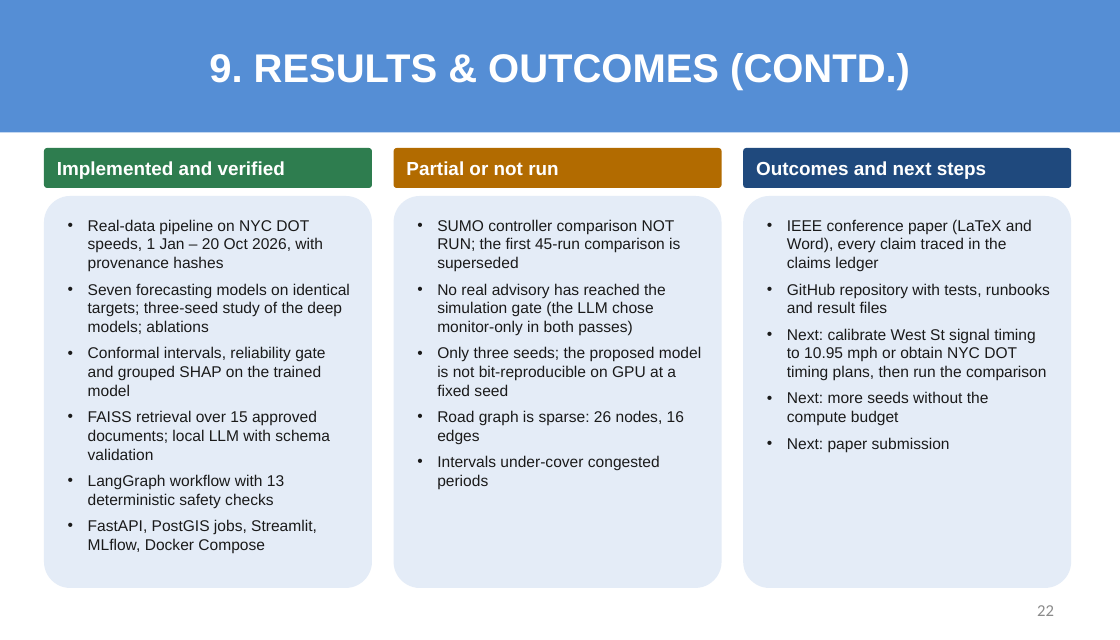
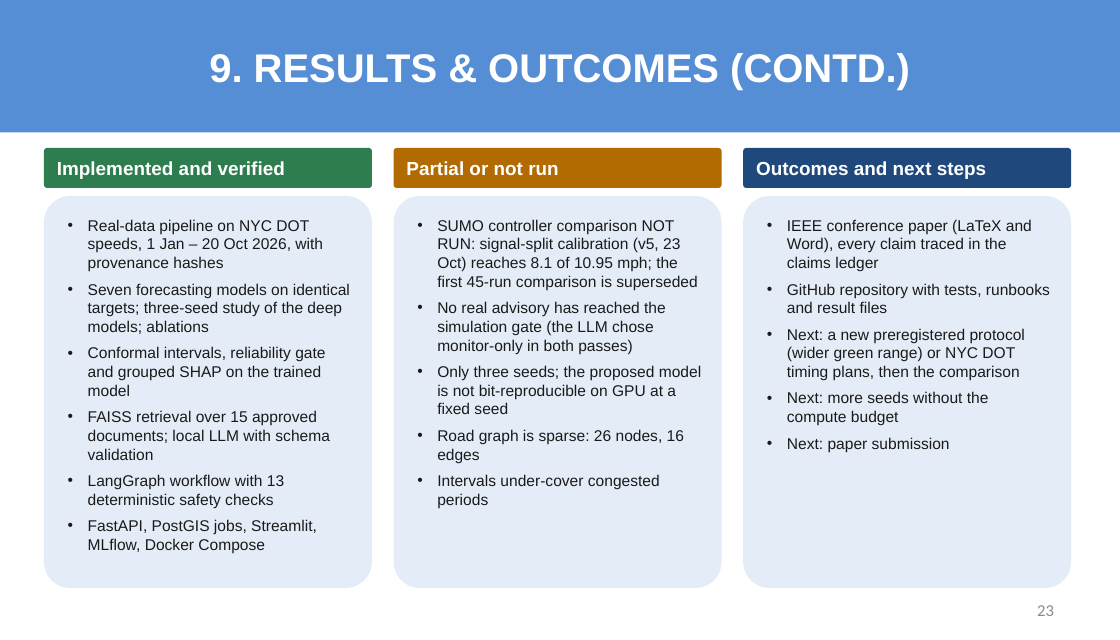
Before and after one commit to sricharansk/Major-Project, a slide deck: slide 23 of presentation/Final_Review_S_K_Sricharan_25MML1010.pptx (slide 22 before the commit). Drawn at 1120x640 pixels with LibreOffice and Linux fonts; fonts in the diff are those of the drawing. Boxes give left, top, right and bottom in pixels: in the first picture for what was removed or moved away, otherwise in the second. Text is boxed around its words. In the diff, an @@ line names an element or a change of style, - is before the commit and + after.

```diff
--- a/presentation/Final_Review_S_K_Sricharan_25MML1010.pptx
+++ b/presentation/Final_Review_S_K_Sricharan_25MML1010.pptx
@@ text in rounded rectangle at [437,219,697,290]: text changed @@
-• SUMO controller comparison NOT RUN; the first 45-run comparison is superseded
+• SUMO controller comparison NOT RUN: signal-split calibration (v5, 23 Oct) reaches 8.1 of 10.95 mph; the first 45-run comparison is superseded
@@ text in rounded rectangle at [787,328,1025,380]: text changed @@
-• Next: calibrate West St signal timing to 10.95 mph or obtain NYC DOT timing plans, then run the comparison
+• Next: a new preregistered protocol (wider green range) or NYC DOT timing plans, then the comparison
@@ page number at [1037,605,1054,616]: text changed @@
-22
+23
```
Also in this commit, not shown: 7 other slides changed, 1 slide added, 6 other files.
